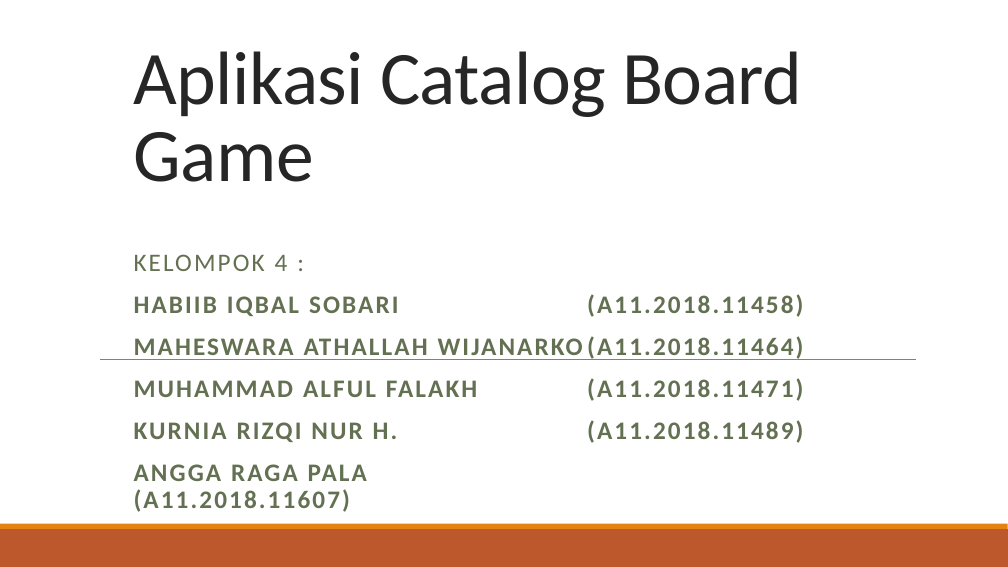
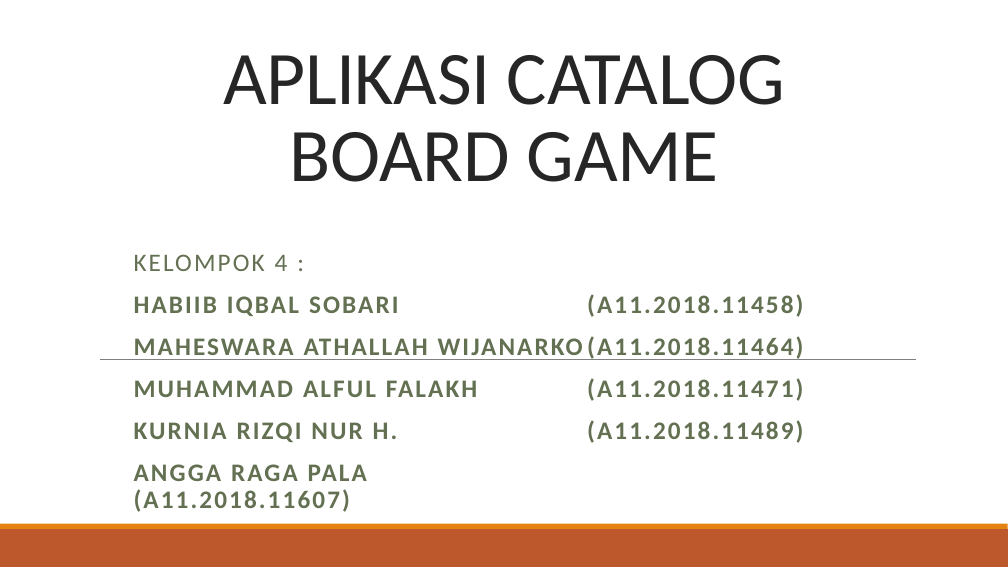
Before and after one commit to MaheswaraAW/-PPL4611, a slide deck: slide 1 of Aplikasi Catalog Board Game.pptx. Drawn at 1008x567 pixels with LibreOffice and Linux fonts; fonts in the diff are those of the drawing. Boxes give left, top, right and bottom in pixels: in the first picture for what was removed or moved away, otherwise in the second. Text is boxed around its words. In the diff, an @@ line names an element or a change of style, - is before the commit and + after.

```diff
--- a/Aplikasi Catalog Board Game.pptx
+++ b/Aplikasi Catalog Board Game.pptx
@@ title at (223,55,785,182): text changed @@
-Aplikasi Catalog Board Game
+APLIKASI CATALOG BOARD GAME
```
Also in this commit, not shown: 12 other slides changed, 1 slide added, 1 slide removed.
